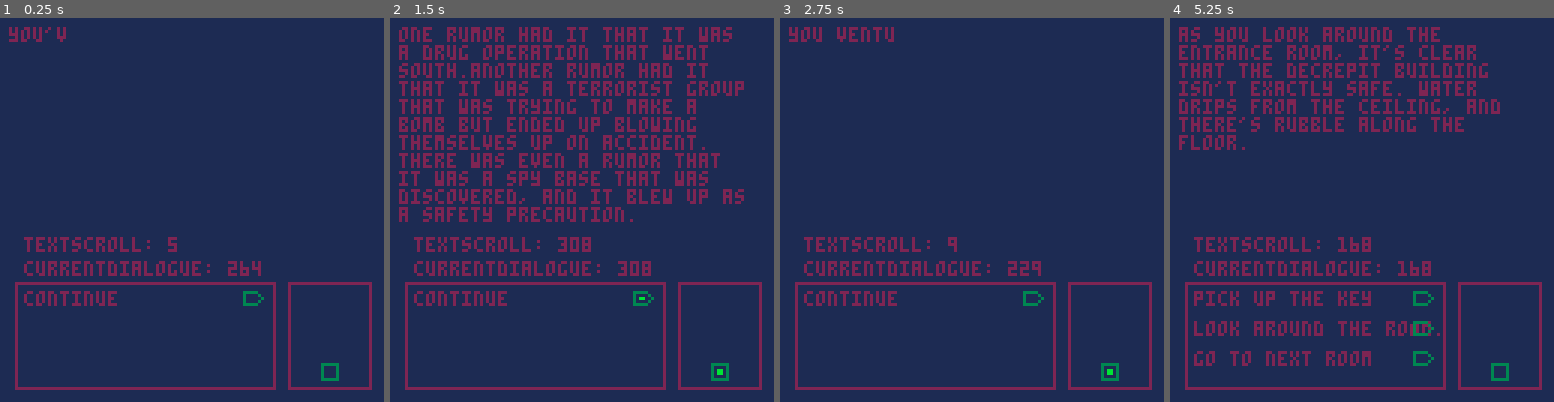
Above: before the commit, frames 1-4 (left to right).
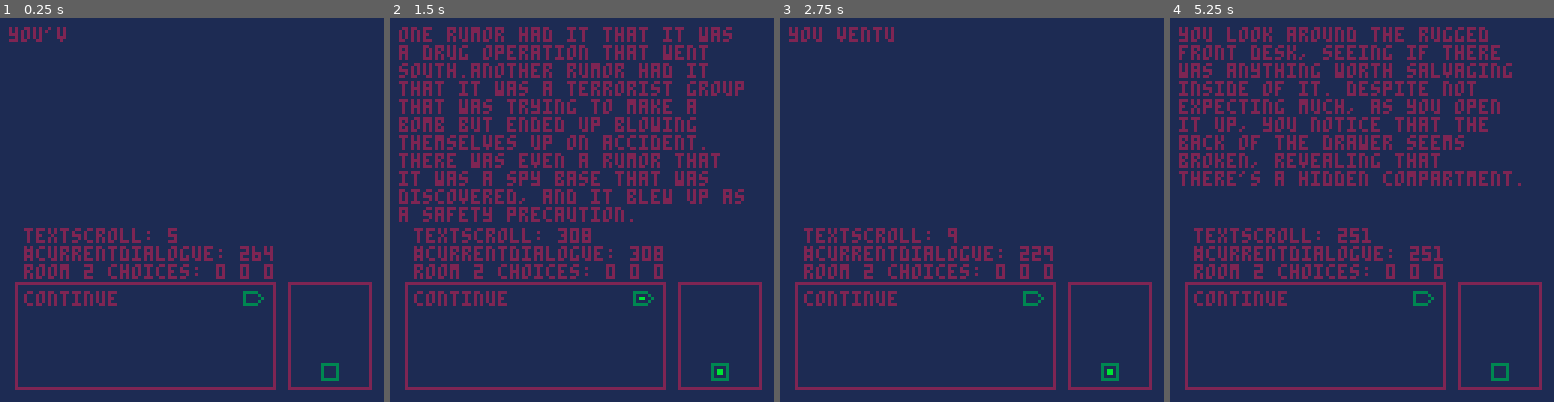
Above: after the commit, the same moments.

Repository: NeoTheSilent/A-Forgotten-Journal
Game: PICO-8 cartridge evastory.p8
Same seed, same stepped clock (60 frames per second), same inputs: the game is played once before the commit and once after it.
Inputs:
- Up to frame 1 (0.25 s): no input
- Up to frame 2 (1.5 s): tap X (X key) at 0.33, 1.07 s; tap O (Z key) at 0.7 s
- Up to frame 3 (2.75 s): tap O (Z key) at 1.7, 2.1, 2.5 s; tap X (X key) at 1.85 s; hold Up 2.15-2.42 s
- Up to frame 4 (5.25 s): tap O (Z key) every 0.4 s from 2.9 to 4.9 s; tap X (X key) at 2.97, 4.08, 5.2 s; hold Down 3.63-3.97 s; hold Up 4.73-5.03 s

The runs differ from the first frame. In frame 1, 2.9% of the frame differs, in the area x 6-72%, y 54-68%; in frame 2, 3.1%; in frame 3, 3.0%; in frame 4, 16%, in the area x 2-92%, y 2-91%.

Commit message:
v1.7
v1.7

We have fully reimplemented the branching dialogues, and have made it work dynamically. Prior, we could only have two lines of dialogue for any branching option, with one being 'new' and one being 'revisiting'. However, now we can have any amount of 'new' dialogue. We have also went around and cleaned up our code and fixed a variety of bugs that caused sound or dialogue to be incomplete.

We will need to fix the events dialogue, but once we do so the game will be fully functional and we can focus on writing the story properly without concern.

Diff:
--- a/evastory.p8
+++ b/evastory.p8
@@ -7,12 +7,21 @@
 		player = {}
 			 player.room  = 2
 		//info for the events
-		triggers = {
-				key=0,
-		}
+		triggers = {}
+				triggers.key=0
 		//info so we understand which rooms we've been in
 		visitedroom={0,0,0,0,0,0,0,0,0}
-
+		visitedsub ={
+				{},
+				{0,0,0},
+				{0,0,0},
+				{0,0,0},
+				{0,0,0},
+				{0,0,0},
+				{0,0,0},
+				{0,0,0},
+				{0,0,0},
+		}
 		--[[
 		variables for making various
 		objects "blink", i.e flicker
@@ -49,17 +58,21 @@
 							  "as you look around the entrance room, it's clear that the decrepit building isn't exactly safe. water drips from the ceiling, and there's rubble along the floor.",
 							},
 							choice = {
-									"pick up the key",
-									"look around the room.",
+									"check front desk",
+									"look around room.",
 									"go to next room"
 							},
 							followupchoice = {
 									{
-									"you have picked up the key.",
-									"there is nothing left to pick up."
+									"you look around the rugged front desk, seeing if there was anything worth salvaging inside of it. despite not expecting much, as you open it up, you notice that the back of the drawer seems broken, revealing that there's a hidden compartment.",
+									"it's difficult feeling around for whats inside of it, and ultimately your efforts break the already decaying entrance of the compartment open. within is a keycard stained green. seeing nothing else within, you take the keycard in case it may be helpful later.",
+									"there is nothing left inside of the front desk."
 									},
 									{
-									"the bookshelf"
+									"you look throughout the broken room. there's a lot to take in, such as the plant life that has won its battle against the odds and found life inside this broken room.",
+									"after spending a few minutes scavenging the place, its clear that anything of value or importance is likely already gone, taken by any who had already come before you.",
+									"if nothing else, you had some fun while you were doing it, so it's not like this was a complete waste.",
+									"you check around again, but there's still not much of note."
 									},
 									{
 									"you move to the next room.",
@@ -319,8 +332,10 @@
 function bugs()
 		if true
 		then
-				print("textscroll: "..textscroll,8,73)
-				print("currentdialogue: "..#splitdialogue(currentdialogue),8,81)
+				print("textscroll: "..textscroll,8,70)
+				print("#currentdialogue: "..#splitdialogue(currentdialogue),8,76)
+				--print("initmain: "..initialmainval,8,82)
+				print("room 2 choices: "..visitedsub[2][1].." "..visitedsub[2][2].." "..visitedsub[2][3],8,82)
 		end
 end
 -->8
@@ -334,20 +349,15 @@
 
 function dialogue(item)
 
-		--main dialogue code
+		--[[
+		if we have a choice we can make,
+		then we're in the branching dialogue
+		thus, we can continue the story
+		by using our followup dialogue.
+		]]--
 		if selectedchoice != 0
 		then
-
-		--next priority!
-			--arbitrary code
-				if events(player.room,selectedchoice,1)
-				then
-						currentdialogue = item.followupchoice[dialogueselection][1]
-				else
-						currentdialogue = item.followupchoice[dialogueselection][2]
-				end
-				displaydialogue(currentdialogue)
-
+				displaydialogue(item.followupchoice[selectedchoice],visitedsub[player.room][dialogueselection]==0,1)
 		--[[
 		this area is for the main
 		dialogue, i.e the dialogue
@@ -360,73 +370,149 @@
 				then
 						lockchoice = true
 						disable = true
-						displaydialogue(item.dialogue,lockchoice)
-				else
-						displaydialogue(item.dialogue,lockchoice)
-				end
+				end
+				displaydialogue(item.dialogue,lockchoice)
 		end
 
 		--in ui page
 		choices(item)
 
-		//make branching dialogue events occur
-		if btnp(4) and textscroll == #currentdialogue and not disable
+		--give better notes
+		if btnp(4) and textscroll == #splitdialogue(currentdialogue) and not disable
 		then
 				textscroll = 0
-				--[[ we run a check: if selection is 0, it means
-				we're in the main dialogue, so pressing the button means we're
-				making a choice, so we'll lock our ability to choose otherwise temporarily
-				and make our choice what we selected. this allows us
-				to tell the system that if we picked option 1
-				that it should give us the corresponding dialogue
-				for option 1.
-				otherwise, we simply tell the system to put
-				us back on the main dialogue for now.
-				in the future: we will also use this as a chance to update
-				our events and triggers to allow us
-				to move rooms, or get items.
-			 ]]--
 				if selectedchoice == 0
 				then
 						lockchoice = true
 						selectedchoice = dialogueselection
 				elseif selectedchoice == dialogueselection
 				then
-						events(player.room,selectedchoice)
 						lockchoice = false
 						selectedchoice = 0
 				end
 		end
 end
 
-function displaydialogue(item,binary)
-		--[[
-		if this is the main dialogue
-		we display the initial dialogue
+function displaydialogue(item,binary,branch)
+		--[[
+		we use this to determine if we should
+		go through the entire dialogue,
+		or if the player has already read it.
+
+		if binary is true, then we haven't
+		seen the dialogue yet and should
+		display it all. otherwise, just
+		skip to the last part.
 		]]--
 		if binary
-		then
-				if visitedroom[player.room] == 0
-				then
-						print(sub(splitdialogue(item[initialmainval]),1,textscroll),3,3)
-						sound(splitdialogue(item[initialmainval]))
-						//when the player presses the button, it advances the dialogue
-						if btnp(4)	and textscroll==#splitdialogue(item[initialmainval])
-						then
-								textscroll = 0
-								if #item-1 > initialmainval
-								then
-										initialmainval += 1
-										currentdialogue = item[initialmainval]
-								else
-										initialmainval = 1
-										visitedroom[player.room] = 1
-										disable = false
-										lockchoice = false
+	 then
+		--[[
+		for our various dialogue options,
+		it's important to ensure that the
+		system knows what our current
+		dialogue is. thus, we have it
+		set so it'll always initialize
+		to the 'start', and we can simply
+		update it as we go along.
+		]]--
+	 		currentdialogue = item[initialmainval]
+				print(sub(splitdialogue(currentdialogue),1,textscroll),3,3)
+				sound(splitdialogue(currentdialogue))
+		--[[
+		we have it set so the dialogue can
+		only be advanced once we have reached
+		the end of the paragraph, and that
+		the button is pressed.
+		]]--
+				if btnp(4)	and textscroll==#splitdialogue(item[initialmainval])
+				then
+		--[[
+		once we move to the next
+		paragraph, we should start from
+		the beginning of the next
+		sentence, hence we reset the
+		textscroll, which dictates
+		where we are in the sentence.
+		]]--
+						textscroll = 0
+		--[[
+		next, we check if we're about
+		to reach the end of the current
+		dialogue.	if we're not, then
+		we'll continue moving through
+		the paragraphs.
+
+		otherwise, if we're about to
+		finish, then we'll tell the
+		program that it's time to
+		adjust	our variables to get
+		ready for allowing the player
+		to make choices again.
+
+		notably: with how the program
+		works, in one iteration of the
+		loops, it will never display
+		the final part of our dialogue.
+
+		this is intentional, as for the
+		main dialogue, once the program
+		completes, it will then update
+		our numbers and the program will
+		run again, this time seeing
+		that it should only run the last
+		line of dialogue and nothing else.
+
+		this creates a seemless line
+		that ensures we go straight from
+		second to last to last without
+		any issues for the main dialogue.
+
+		it also ensures that we will
+		display the last main dialogue
+		after we finish making a choice,
+		giving us something to always
+		go back to.
+
+		for the branching dialogue, it
+		also works just fine as we can
+		use that last line of dialogue
+		to simply be used as a
+		'reinvestigation' note, i.e
+		after a player checks the same
+		point again, it'll display
+		a short message for the player
+		to understand that they have
+		everything.
+
+		we're also able to run
+		our events here to ensure that
+		our various checks are being
+		updated.
+		]]--
+						if #item-1 > initialmainval
+						then
+								initialmainval += 1
+				 	else
+				 			if branch
+				 			then
+				 					events(player.room,selectedchoice)
+				 					selectedchoice = 0
+				 			else
+				 					visitedroom[player.room] = 1
 								end
+								initialmainval = 1
+								disable = false
+								lockchoice = false
 						end
 				end
 		else
+		--[[
+		if the binary is false, it
+		means that we've seen this
+		dialogue before and we can
+		skip straight to the end
+		without fear.
+		]]--
 				currentdialogue = item[#item]
 				print(sub(splitdialogue(currentdialogue),1,textscroll),3,3)
 				sound(splitdialogue(currentdialogue))
@@ -473,12 +559,20 @@
 then actually update the event once
 i've done what i want first, so it
 won't display incorrectly.
+
+
+this is the next fix priority
+if we can do this, then we are
+essentially finished giving this
+a 'brain' and can focus on story
 ]]--
-
-function events(place,choice,check)
-		if place == 2
-		then
-				if choice == 1
+function events(check)
+
+		visitedsub[player.room][selectedchoice] = 1
+
+		if player.room == 2
+		then
+				if selectedchoice == 1
 				then
 						//did we pick-up the key
 						if triggers.key == 0
@@ -506,15 +600,8 @@
 						//we see if we have the key
 						if triggers.key == 1
 						then
-								//we see if we're just checking if we have the key
-								if check == 1
-								then
-										//we have it and say so
-										return true
-								else
-										//we use the key
-										player.room = 5
-								end
+						//we use the key
+								player.room = 5
 						else
 								//we are keyless. possibly kingdom heartless as well
 								return false
